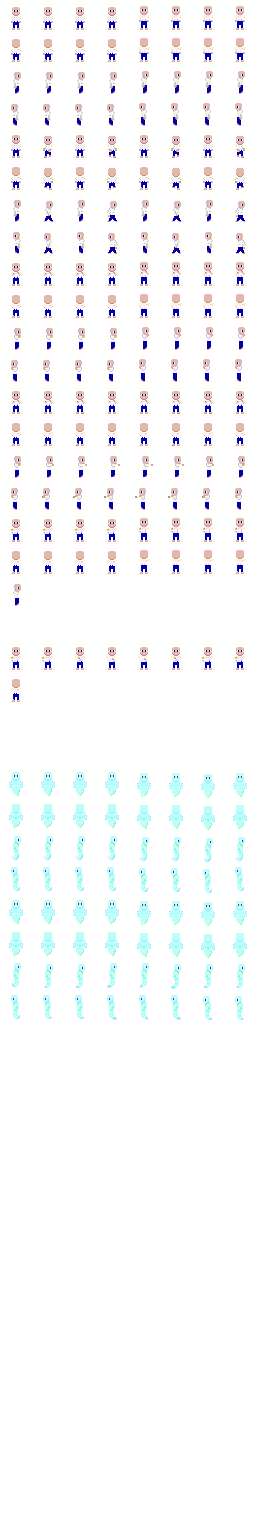
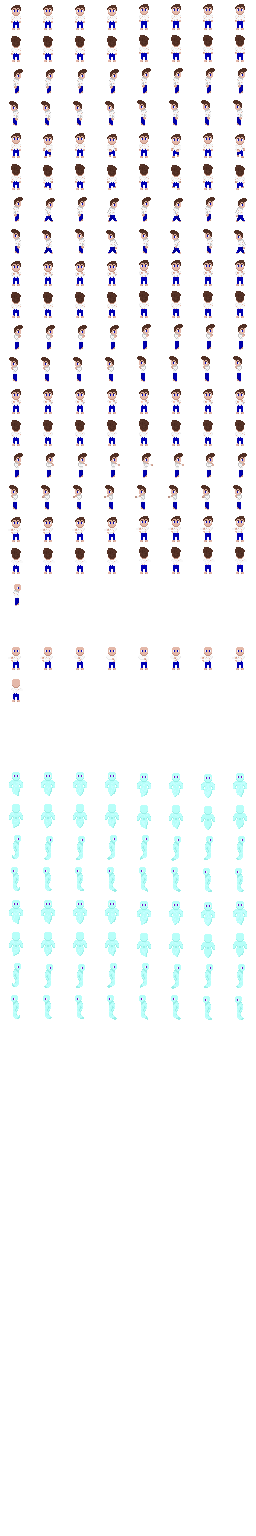
Before/after of a 256 × 1536 layered artwork. What changed in the layer stack:
added layer "Ebene" above "Player.png" over (9, 4, 247, 559)
painted on "Player.png" over (12, 406, 245, 893)
